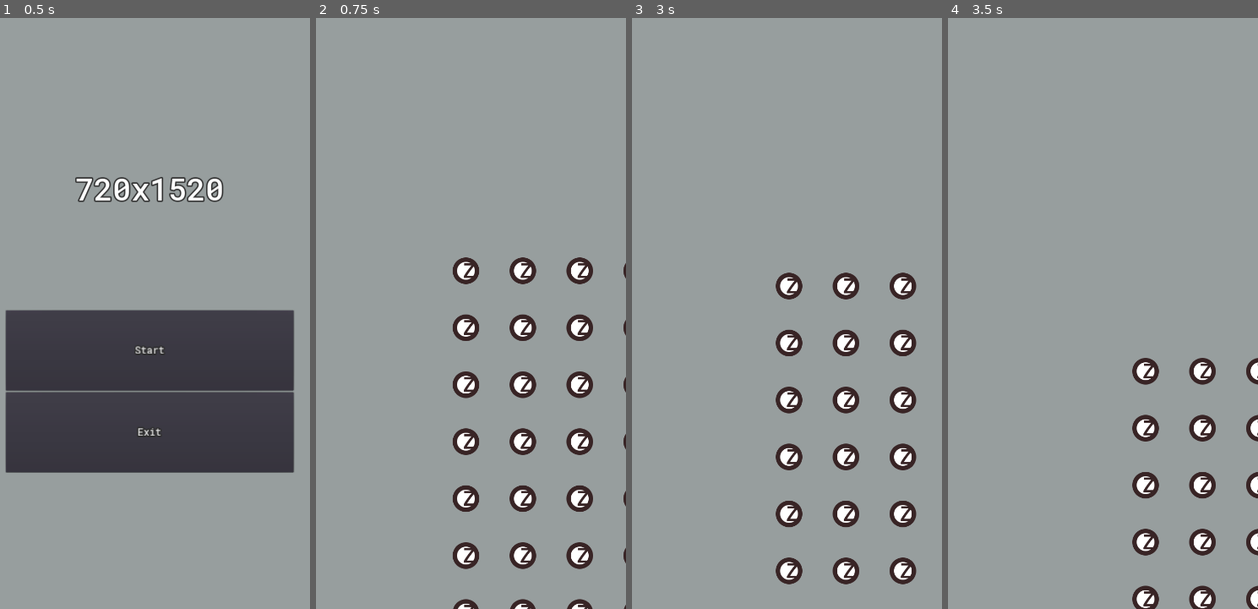
Above: before the commit, frames 1-4 (left to right).
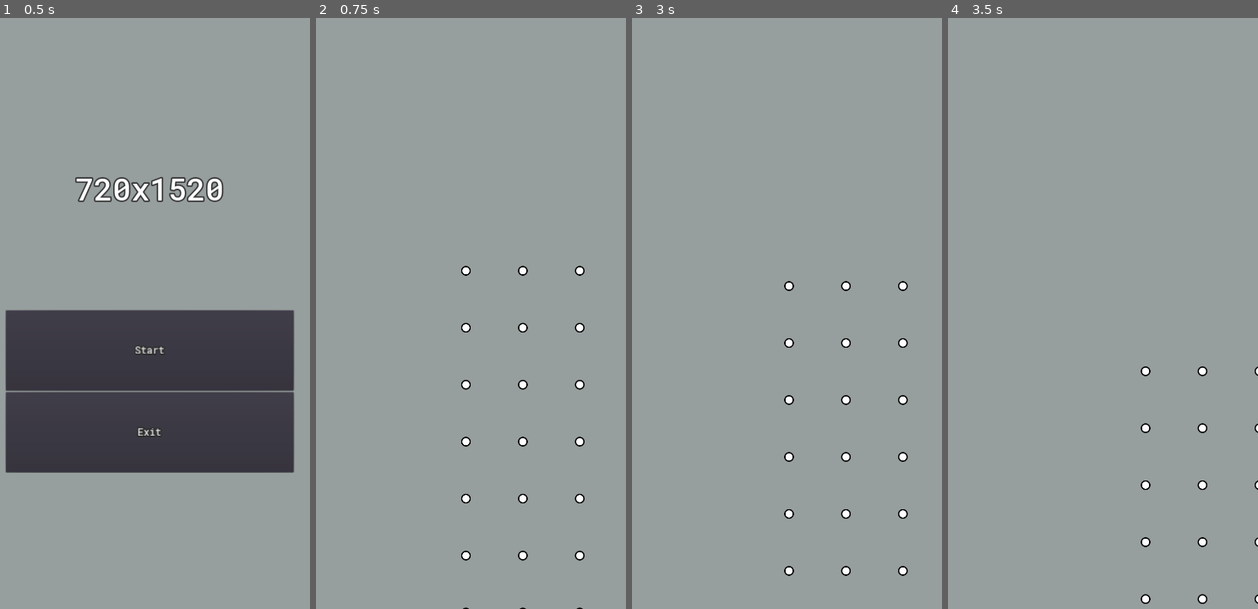
Above: after the commit, the same moments.

Repository: ikhtopod/dotzone-prototype
Game: Godot game, scene res://Maps/MainMenu.tscn
Same seed, same stepped clock (60 frames per second), same inputs: the game is played once before the commit and once after it.
Inputs (mouse positions are in pixels of both pictures, inside the frame that each line leads up to):
- Up to frame 1 (0.5 s): no input
- Up to frame 2 (0.75 s): click "Start" at 0.5 s
- Up to frame 3 (3 s): tap Enter at 1.25 s; move the mouse to (852, 236) at 1.27 s; tap Backspace at 1.35 s; click (852, 236) at 1.42 s; click "Start" at 2 s; tap Space at 2.75 s; drag from (718, 301) to (765, 408) at 2.77 s
- Up to frame 4 (3.5 s): no input

Frame 1 is identical in both runs. In frame 2, 5.7% of the frame differs, in the area x 44-100%, y 40-100%; in frame 3, 5.3%; in frame 4, 3.6%.

Commit message:
added dot sprites

Diff:
--- a/Gameplay/Camera/MainCameraTarget.gd
+++ b/Gameplay/Camera/MainCameraTarget.gd
@@ -28,5 +28,7 @@
 	if !touch:
 		return
 
+	print_debug("Index touch: " + str(index))
+
 	RelativePositionOffset(touch)
 	emit_signal("moved")
--- a/Gameplay/Dot/Dot.tscn
+++ b/Gameplay/Dot/Dot.tscn
@@ -1,7 +1,7 @@
 [gd_scene load_steps=3 format=2]
 
 [ext_resource path="res://Gameplay/Dot/Dot.gd" type="Script" id=1]
-[ext_resource path="res://Icon/icon.png" type="Texture" id=2]
+[ext_resource path="res://Sprite/Dot/default.png" type="Texture" id=2]
 
 [node name="Dot" type="Node2D"]
 script = ExtResource( 1 )
Binary file added: Sprite/Dot/default.png
Not shown, added: Sprite/Dot/default.png.import
Binary file added: Sprite/Dot/linked.png
Not shown, added: Sprite/Dot/linked.png.import
Binary file added: Sprite/Dot/linked_selected.png
Not shown, added: Sprite/Dot/linked_selected.png.import
Binary file added: Sprite/Dot/selected.png
Not shown, added: Sprite/Dot/selected.png.import
Not shown, added: Sprite/Dot/dot.kra
